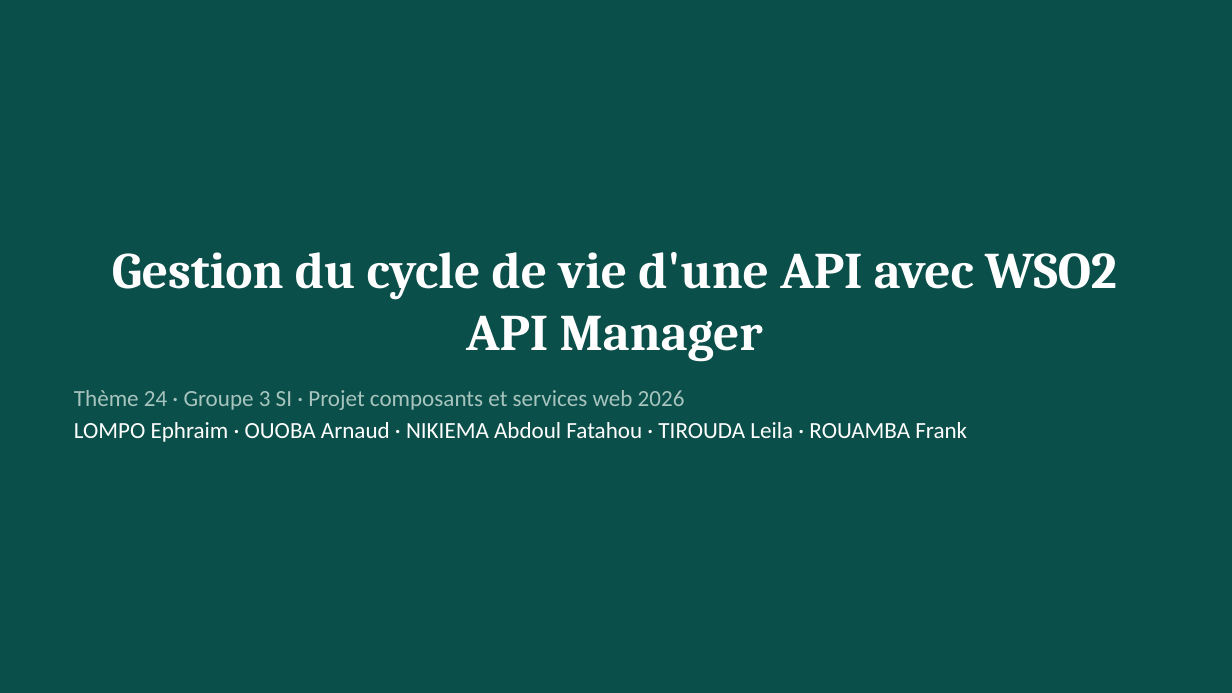
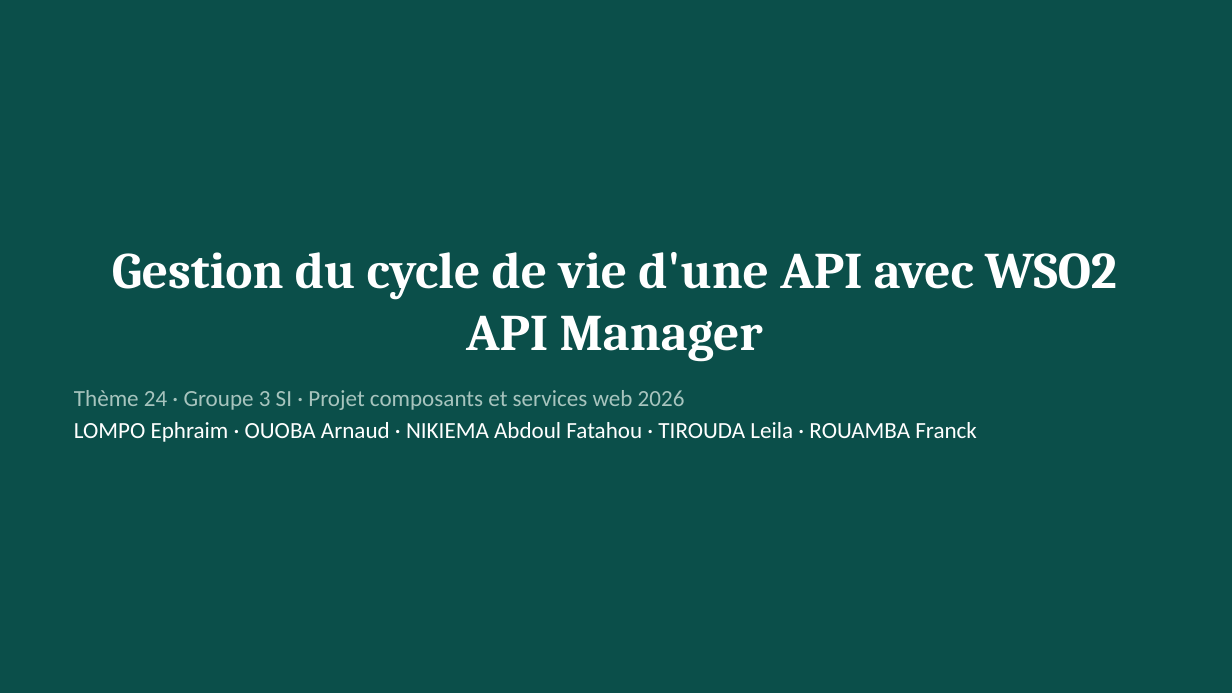
Before and after one commit to leilatirouda/projet-dev-composant_Groupe3, a slide deck: slide 1 of presentation/groupe3-si-wso2.pptx. Drawn at 1232x693 pixels with LibreOffice and Linux fonts; fonts in the diff are those of the drawing. Boxes give left, top, right and bottom in pixels: in the first picture for what was removed or moved away, otherwise in the second. Text is boxed around its words. In the diff, an @@ line names an element or a change of style, - is before the commit and + after.

```diff
--- a/presentation/groupe3-si-wso2.pptx
+++ b/presentation/groupe3-si-wso2.pptx
@@ text at bbox=[74, 422, 977, 442]: text changed @@
-LOMPO Ephraim · OUOBA Arnaud · NIKIEMA Abdoul Fatahou · TIROUDA Leila · ROUAMBA Frank
+LOMPO Ephraim · OUOBA Arnaud · NIKIEMA Abdoul Fatahou · TIROUDA Leila · ROUAMBA Franck
```
Also in this commit, not shown: 3 other slides changed, 1 other file.
